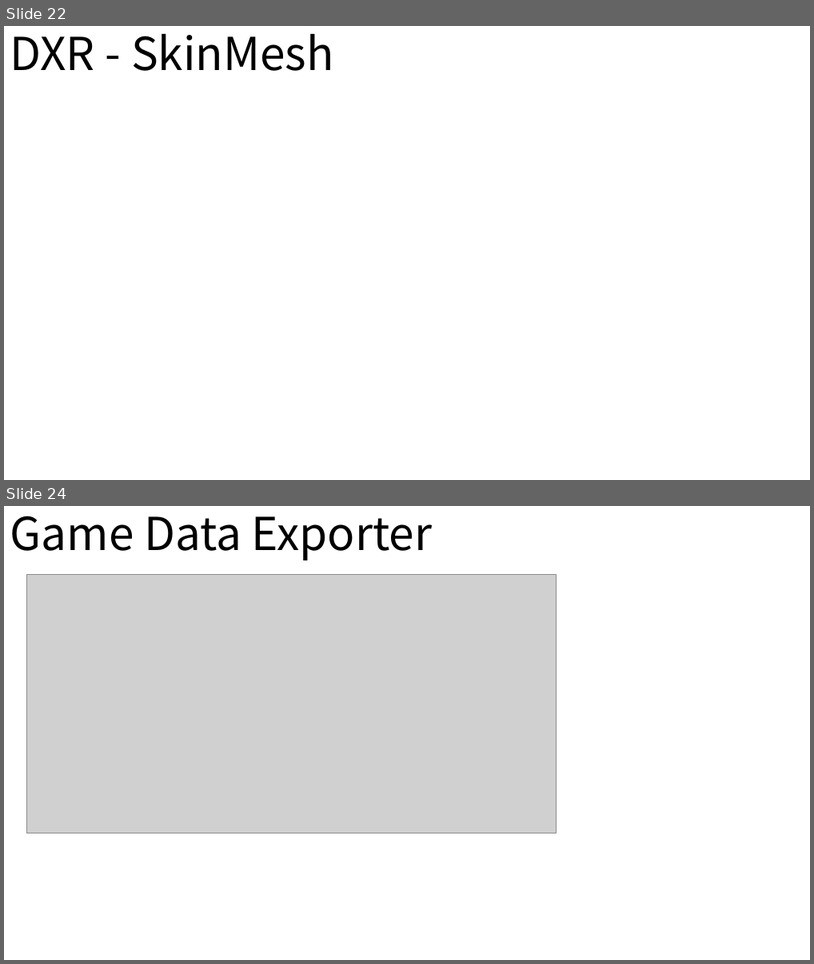
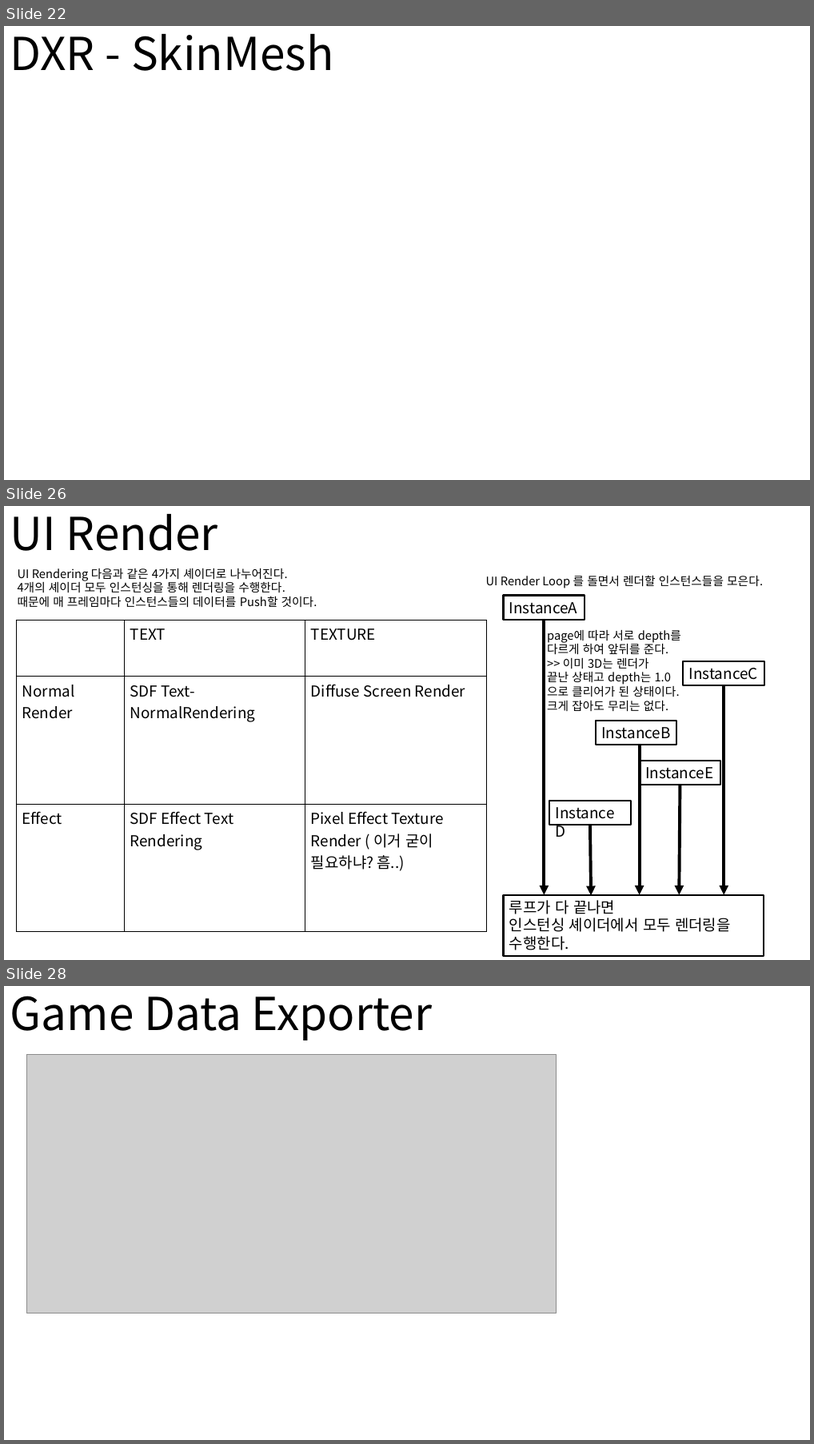
Before and after one commit to nohc2001/PulseCity, a slide deck: Conference/GraphicsStudy/GraphicsHighLevelDesign.pptx. Shown one above the other, each under a label of ours: slides 22 and 24 before the commit, slides 22, 26 and 28 after it; the slides between them are not shown. The pictures are 814x964 and 814x1444 pixels, drawn with LibreOffice and Linux fonts; fonts in the diff are those of the drawing; grey boxes stand for pictures. Boxes give left, top, right and bottom in pixels: in the first picture for what was removed or moved away, otherwise in the second. Text is boxed around its words. In the diff, an @@ line names an element or a change of style, - is before the commit and + after.

```diff
--- a/Conference/GraphicsStudy/GraphicsHighLevelDesign.pptx
+++ b/Conference/GraphicsStudy/GraphicsHighLevelDesign.pptx
@@ slide 26 added at (4, 506, 810, 960), background #FFFFFF @@
@@ text added at (10, 514, 218, 551), 54 pt, text #000000 @@
+UI Render
@@ text added at (18, 568, 318, 607), 14 pt, text #000000 @@
+UI Rendering 다음과 같은 4가지 셰이더로 나누어진다.
+4개의 셰이더 모두 인스턴싱을 통해 렌더링을 수행한다.
+때문에 매 프레임마다 인스턴스들의 데이터를 Push할 것이다.
@@ text added at (486, 575, 763, 588), 14 pt, text #000000 @@
+UI Render Loop 를 돌면서 렌더할 인스턴스들을 모은다.
@@ rectangle added at (504, 596, 585, 620), outline #000000 2 pt, 18 pt, text #000000 @@
+InstanceA
@@ table added at (16, 620, 487, 932), 3 rows, 3 columns @@
+ | TEXT | TEXTURE
+Normal Render | SDF Text-NormalRendering | Diffuse Screen Render
+Effect | SDF Effect Text Rendering | Pixel Effect Texture Render ( 이거 굳이 필요하냐? 흠..)
@@ arrow added from (544, 620) to (544, 894), #000000 3.75 pt @@
@@ text added at (547, 629, 682, 711), 14 pt, text #000000 @@
+page에 따라 서로 depth를
+다르게 하여 앞뒤를 준다.
+>> 이미 3D는 렌더가
+끝난 상태고 depth는 1.0
+으로 클리어가 된 상태이다.
+크게 잡아도 무리는 없다.
@@ rectangle added at (684, 661, 765, 685), outline #000000 2 pt, 18 pt, text #000000 @@
+InstanceC
@@ arrow added from (725, 686) to (725, 894), #000000 3.75 pt @@
@@ rectangle added at (596, 720, 678, 744), outline #000000 2 pt, 18 pt, text #000000 @@
+InstanceB
@@ arrow added from (640, 745) to (640, 894), #000000 3.75 pt @@
@@ rectangle added at (640, 760, 721, 784), outline #000000 2 pt, 18 pt, text #000000 @@
+InstanceE
@@ arrow added from (680, 785) to (680, 894), #000000 3.75 pt @@
@@ rectangle added at (550, 800, 630, 825), outline #000000 2 pt, 18 pt, text #000000 @@
+InstanceD
@@ arrow added from (591, 825) to (591, 895), #000000 3.75 pt @@
@@ rectangle added at (504, 894, 765, 956), outline #000000 2 pt, 18 pt, text #000000 @@
+루프가 다 끝나면
+인스턴싱 셰이더에서 모두 렌더링을 수행한다.
@@ what was slide 24 is now slide 28 @@
```
Also in this commit, not shown: 2 slides changed, 3 other slides added, 8 other files.
